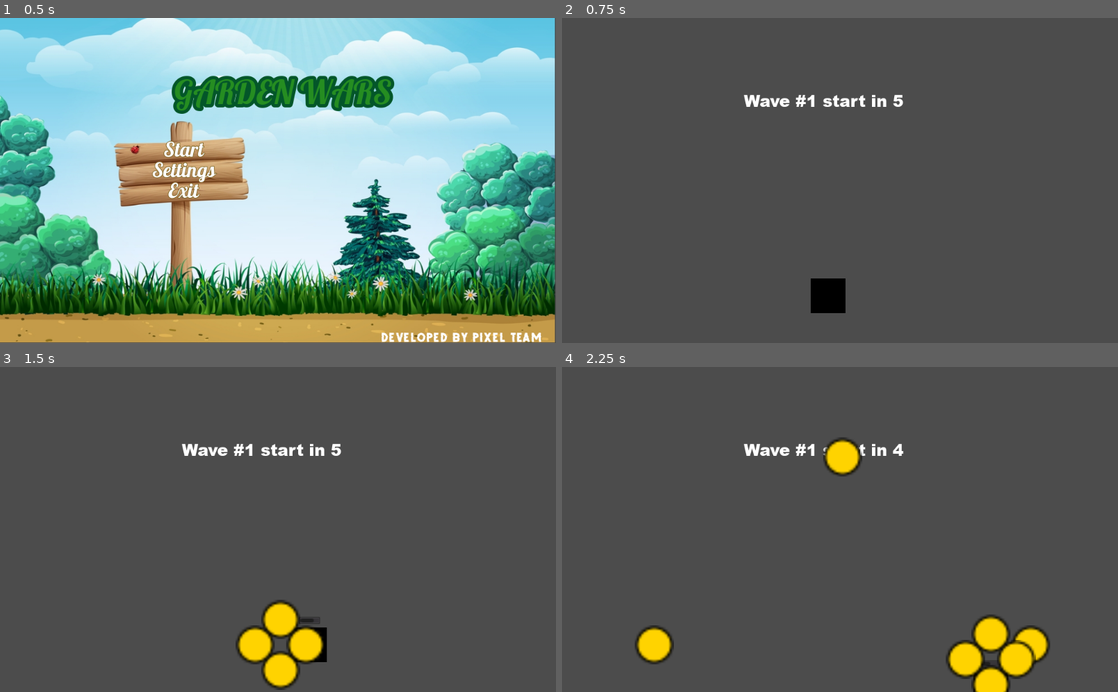
Above: before the commit, frames 1-4 (two rows, left to right).
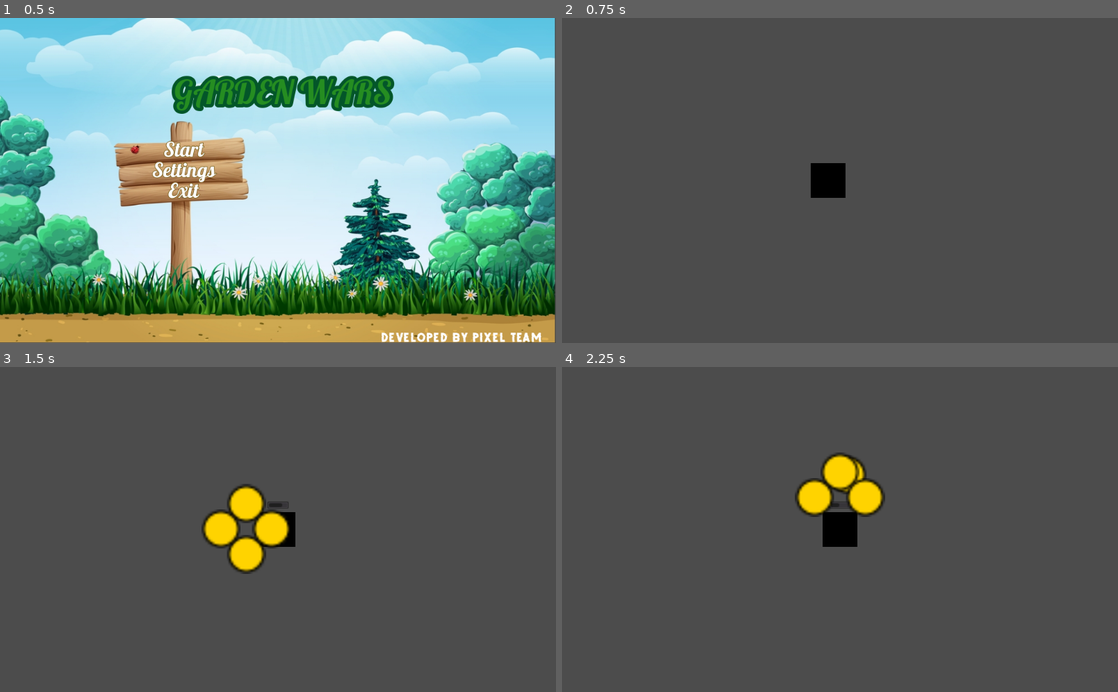
Above: after the commit, the same moments.

Repository: am-camila/Garden-Wars
Game: Godot game, scene res://models/Main/Main.tscn
The game is run twice, just before and just after one commit, with the same random seed, the same clock (stepped at 60 frames per second) and the same inputs.
Inputs:
- Up to frame 1 (0.5 s): no input
- Up to frame 2 (0.75 s): click "Start" at 0.5 s
- Up to frame 3 (1.5 s): tap Enter at 1.25 s; hold D (move_right) from 1.28 s (still down); tap F (special_attack) at 1.35 s
- Up to frame 4 (2.25 s): release D (move_right) at 2.03 s; hold S (move_down) from 2.03 s (still down); tap F (special_attack) at 2.1 s

Frame 1 is identical in both runs. In frame 2, 1.9% of the frame differs, in the area x 32-62%, y 23-91%; in frame 3, 5.9%; in frame 4, 6.7%, in the area x 13-88%, y 21-100%.

Commit message:
cambio el movimiento del player

Diff:
--- a/src/Player.gd
+++ b/src/Player.gd
@@ -1,10 +1,13 @@
-extends Node2D
+extends KinematicBody2D
 
 class_name Player
 
-export var speed = 400
+export var speed = 500
 export var health = 100
 export var damage = 25
+
+var velocity : Vector2
+var direction : Vector2
 
 
 # Variables atributos del player
@@ -25,6 +28,8 @@
 var projectile:Sprite
 var projectile_container
 
+
+# Variables para el limite del mapa
 
 
 # Called when the node enters the scene tree for the first time.
@@ -71,15 +76,10 @@
 	$Fire2Audio.stop()
 
 func _process(delta):
-	var player_position = Vector2.ZERO
-	if Input.is_action_pressed("move_right"):
-		player_position.x += 1
-	if Input.is_action_pressed("move_left"):
-		player_position.x -= 1
-	if Input.is_action_pressed("move_down"):
-		player_position.y += 1
-	if Input.is_action_pressed("move_up"):
-		player_position.y -= 1
+	velocity.x = direction.x * speed
+	velocity.y = direction.y * speed
+
+	velocity = move_and_slide(velocity)
 
 	if Input.is_action_just_pressed("special_attack"):
 		if max_health > 25:
@@ -90,13 +90,27 @@
 		if max_health == 25:
 			$CancelSpecialFire.play()
 
-	if player_position.length() > 0:
-		player_position = player_position.normalized() * speed
+#	if player_position.length() > 0:
+#		player_position = player_position.normalized() * speed
 
-	position += player_position * delta
+#	position += player_position * delta
 
 	check_health()
 
+
+
+func _input(event):
+	direction = Vector2.ZERO
+	if Input.is_action_pressed("move_right"):
+		direction.x = 1
+	if Input.is_action_pressed("move_left"):
+		direction.x = -1
+	if Input.is_action_pressed("move_down"):
+		direction.y = 1
+	if Input.is_action_pressed("move_up"):
+		direction.y = -1
+
+	direction = direction.normalized()
 
 
 func _on_FireArea_body_entered(body):
--- a/src/models/Player/Player.tscn
+++ b/src/models/Player/Player.tscn
@@ -8,22 +8,30 @@
 [ext_resource path="res://assets/songs/Special_Fire.wav" type="AudioStream" id=6]
 [ext_resource path="res://assets/songs/Cancel_special_fire.wav" type="AudioStream" id=7]
 
+[sub_resource type="RectangleShape2D" id=3]
+extents = Vector2( 34, 34 )
+
 [sub_resource type="CircleShape2D" id=1]
 radius = 230.176
 
 [sub_resource type="RectangleShape2D" id=2]
 extents = Vector2( 34, 34.5 )
 
-[node name="Player" type="Sprite"]
+[node name="Player" type="KinematicBody2D"]
 position = Vector2( 490, 513 )
-texture = ExtResource( 1 )
+collision_mask = 129
 script = ExtResource( 2 )
 projectile_scene = ExtResource( 3 )
 
+[node name="Sprite" type="Sprite" parent="."]
+texture = ExtResource( 1 )
+
+[node name="CollisionShape2D" type="CollisionShape2D" parent="."]
+position = Vector2( 0, -1 )
+shape = SubResource( 3 )
+
 [node name="FireTimer" type="Timer" parent="."]
 wait_time = 0.45
-
-[node name="FirePosition" type="Position2D" parent="."]
 
 [node name="FireArea" type="Area2D" parent="."]
 collision_mask = 2
@@ -64,6 +72,16 @@
 [node name="SpecialFire" type="AudioStreamPlayer" parent="."]
 stream = ExtResource( 6 )
 
+[node name="Camera2D" type="Camera2D" parent="."]
+current = true
+limit_left = 0
+limit_top = -17
+limit_right = 1865
+limit_bottom = 1800
+
+[node name="FirePosition" type="Position2D" parent="."]
+position = Vector2( 0, -1 )
+
 [connection signal="body_entered" from="FireArea" to="." method="_on_FireArea_body_entered"]
 [connection signal="body_entered" from="HitArea" to="." method="_on_HitArea_body_entered"]
 [connection signal="timeout" from="LifeTimer" to="." method="_on_LifeTimer_timeout"]
--- a/src/models/Player/PlayerProjectile.tscn
+++ b/src/models/Player/PlayerProjectile.tscn
@@ -8,6 +8,8 @@
 [sub_resource type="CircleShape2D" id=1]
 
 [node name="Projectile" type="KinematicBody2D"]
+collision_layer = 4
+collision_mask = 0
 script = ExtResource( 1 )
 
 [node name="Sprite" type="Sprite" parent="."]
Not shown: 1 places in src/models/Player/Player.tscn that only renumber resources
